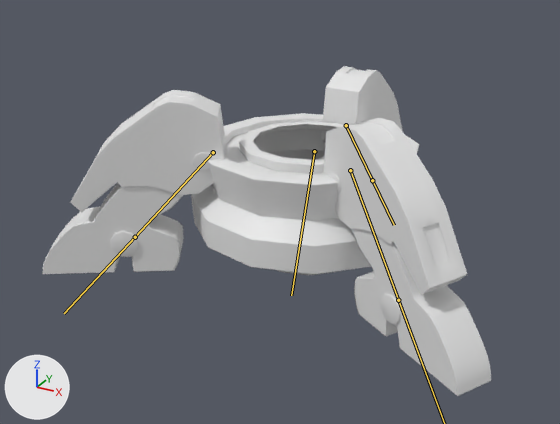
Renders of the FBX model Tower Defence/Assets/Marit/Base/BASE 2.fbx from each side of a commit.
Before and after are seen from a 50 mm camera at (1.13, -2.3, 1.28) aimed at (-0.14, 0.01, 0.13). The axes (+X, +Y, +Z) are drawn at lower left. The lights are the same throughout. Both versions are drawn at frame 1 of the action 'Armature|upgrade'; the numbers are the values there. The bones that bend it are drawn over the model as lines.

Names of what the first picture shows: 'Poot.000'.
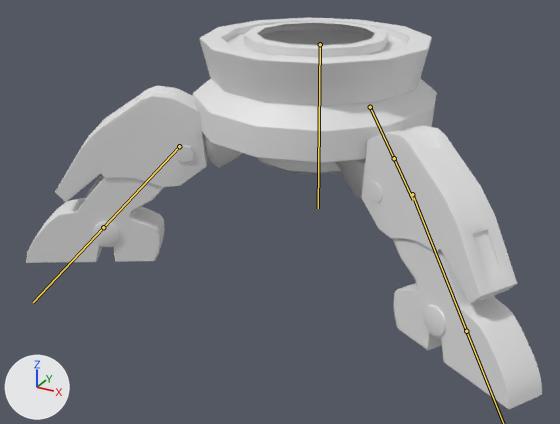
Where the change shows, as pixel boxes [x1, y1, x2, y2] in the pictures (560 x 424 px):
'Poot.000', posed (15% wider, 19% taller): before [42, 66, 491, 396]; after [26, 17, 542, 410]
bone 'Main bone', root to tip: before (314, 151) to (291, 295); after (320, 44) to (318, 208)
bone 'Leg left', root to tip: before (350, 170) to (398, 300); after (412, 194) to (466, 331)
bone 'Leg back', root to tip: before (346, 125) to (372, 180); after (370, 107) to (394, 158)
bone 'Leg right', root to tip: before (213, 152) to (135, 237); after (179, 146) to (103, 227)

The edits, one by one:
Bone 'Main bone' (bone_main_bone) moves from (-0.01, 0.356, 0.052) to (0.0, -0.001, 0.0).
Bone 'Leg left' (bone_leg_left) moves from (-0.166, -0.347, 0.074) to (0.0, 0.0, 0.0).
Bone 'Leg left' (bone_leg_left) turns from (-2, 2, -2) to (0, 0, 0) degrees about its own x, y and z.
Bone 'Leg back' (bone_leg_back) moves from (-0.009, -0.343, -0.159) to (0.0, 0.0, 0.0).
Bone 'Leg back' (bone_leg_back) turns from (2, 1, 0) to (0, 0, 0) degrees about its own x, y and z.
Bone 'Leg right' (bone_leg_right) moves from (0.197, -0.333, 0.07) to (0.0, 0.0, 0.0).
Bone 'Leg right' (bone_leg_right) turns from (-1, -1, 1) to (0, 0, 0) degrees about its own x, y and z.
